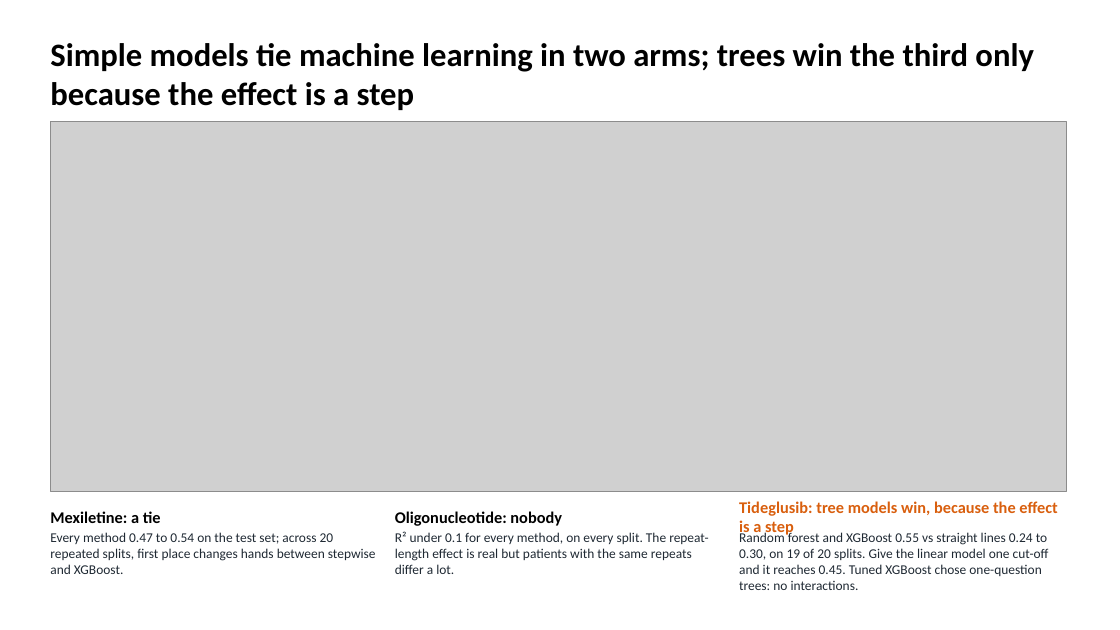
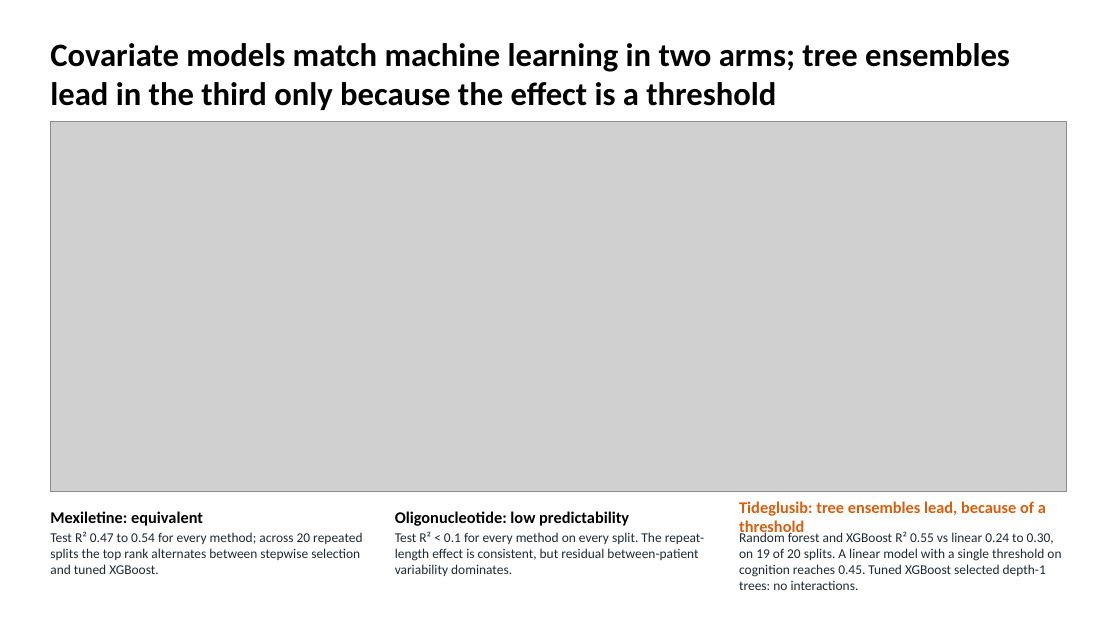
Before and after one commit to euibeom135-cell/acop2026-hackathon-team1, a slide deck: slide 5 of slides/Team1_DM1_slides.pptx. Drawn at 1120x630 pixels with LibreOffice and Linux fonts; fonts in the diff are those of the drawing; grey boxes stand for pictures. Boxes give left, top, right and bottom in pixels: in the first picture for what was removed or moved away, otherwise in the second. Text is boxed around its words. In the diff, an @@ line names an element or a change of style, - is before the commit and + after.

```diff
--- a/slides/Team1_DM1_slides.pptx
+++ b/slides/Team1_DM1_slides.pptx
@@ title at [50, 43, 1010, 110]: text changed @@
-Simple models tie machine learning in two arms; trees win the third only because the effect is a step
+Covariate models match machine learning in two arms; tree ensembles lead in the third only because the effect is a threshold
@@ text at [739, 501, 1046, 537]: text changed @@
-Tideglusib: tree models win, because the effect is a step
+Tideglusib: tree ensembles lead, because of a threshold
@@ text at [50, 531, 362, 574]: text changed @@
-Every method 0.47 to 0.54 on the test set; across 20 repeated splits, first place changes hands between stepwise and XGBoost.
+Test R² 0.47 to 0.54 for every method; across 20 repeated splits the top rank alternates between stepwise selection and tuned XGBoost.
@@ text at [50, 511, 203, 526]: text changed @@
-Mexiletine: a tie
+Mexiletine: equivalent
@@ text at [395, 531, 704, 576]: text changed @@
-R² under 0.1 for every method, on every split. The repeat-length effect is real but patients with the same repeats differ a lot.
+Test R² < 0.1 for every method on every split. The repeat-length effect is consistent, but residual between-patient variability dominates.
@@ text at [395, 511, 629, 526]: text changed @@
-Oligonucleotide: nobody
+Oligonucleotide: low predictability
@@ text at [739, 531, 1061, 590]: text changed @@
-Random forest and XGBoost 0.55 vs straight lines 0.24 to 0.30, on 19 of 20 splits. Give the linear model one cut-off and it reaches 0.45. Tuned XGBoost chose one-question trees: no interactions.
+Random forest and XGBoost R² 0.55 vs linear 0.24 to 0.30, on 19 of 20 splits. A linear model with a single threshold on cognition reaches 0.45. Tuned XGBoost selected depth-1 trees: no interactions.
```
Also in this commit, not shown: 8 other slides changed.
